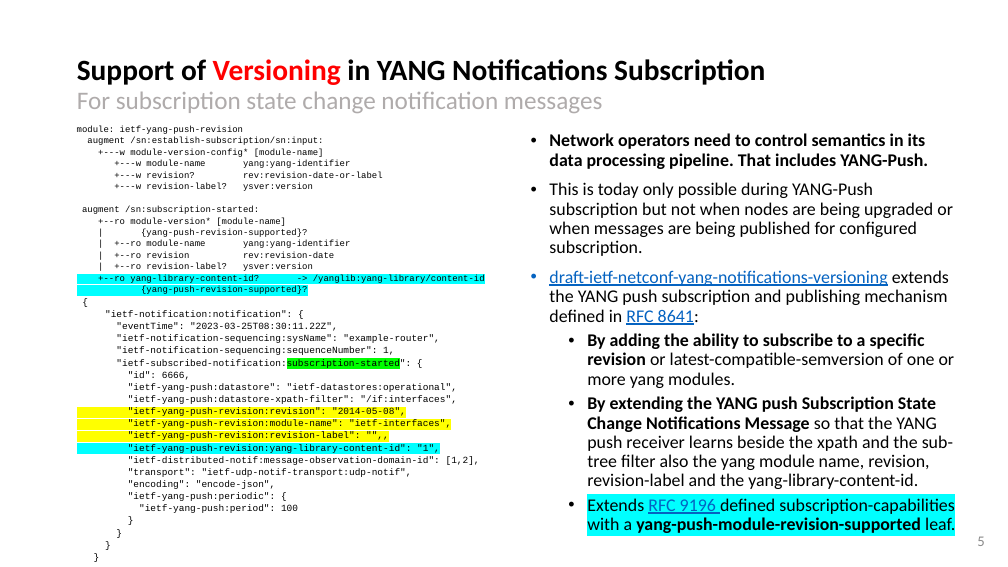
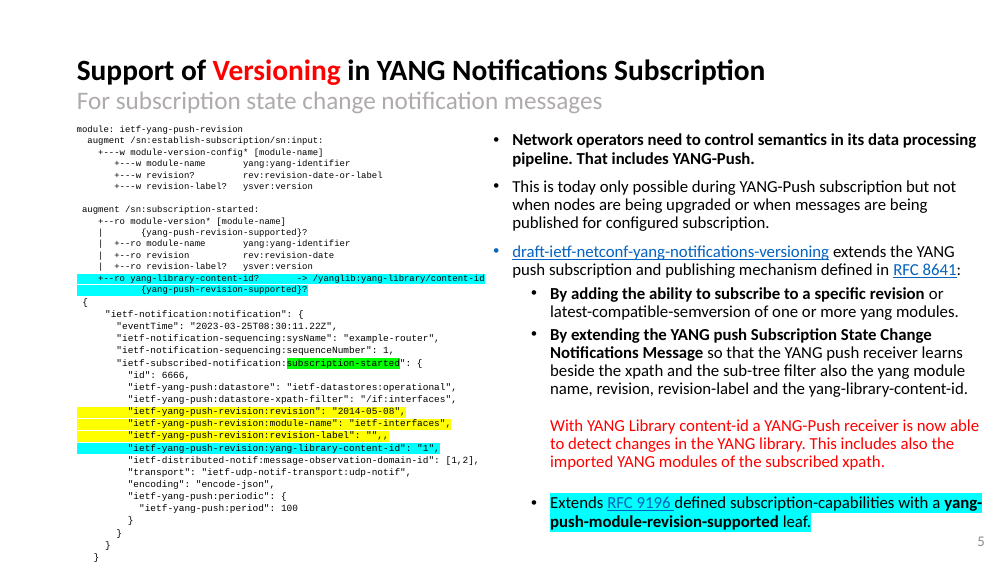
Before and after one commit to network-analytics/ietf-network-analytics-document-status, a slide deck: slide 5 of 122/NETCONF/netconf-nmop-interim-draft-ietf-nmop-yang-message-broker-integration-06.pptx. Drawn at 1008x567 pixels with LibreOffice and Linux fonts; fonts in the diff are those of the drawing. Boxes give left, top, right and bottom in pixels: in the first picture for what was removed or moved away, otherwise in the second. Text is boxed around its words. In the diff, an @@ line names an element or a change of style, - is before the commit and + after.

```diff
--- a/122/NETCONF/netconf-nmop-interim-draft-ietf-nmop-yang-message-broker-integration-06.pptx
+++ b/122/NETCONF/netconf-nmop-interim-draft-ietf-nmop-yang-message-broker-integration-06.pptx
@@ text "Network operators need to control ...": place and size @@
-text "Network operators need to control ..." at (549,133,955,533)
+text "Network operators need to control ..." at (512,133,982,530)
@@ text at (512,133,982,530): size 17 to 16 pt in "Network operators need to control semantics in ...", "This is today only possible during YANG-Push ...", "draft-ietf-netconf-yang-notifications-versioning extends the ...", "By adding the ability to subscribe to ..." and 1 more places @@
@@ text at (550,328,979,470): text changed; size 17 to 16 pt @@
-  • By extending the YANG push Subscription State Change Notifications Message so that the YANG push receiver learns beside the xpath and the sub-tree filter also the yang module name, revision, revision-label and the yang-library-content-id.
+  • By extending the YANG push Subscription State Change Notifications Message so that the YANG push receiver learns beside the xpath and the sub-tree filter also the yang module name, revision, revision-label and the yang-library-content-id.
+    With YANG Library content-id a YANG-Push receiver is now able to detect changes in the YANG library. This includes also the imported YANG modules of the subscribed xpath.
```
Also in this commit, not shown: 2 other slides changed, 3 other files.
